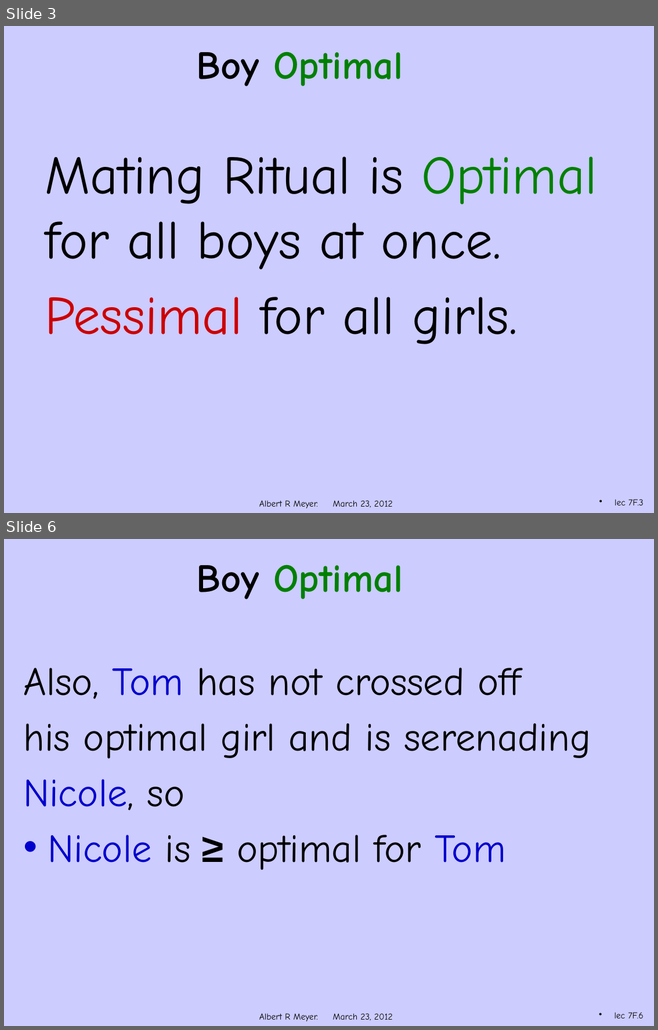
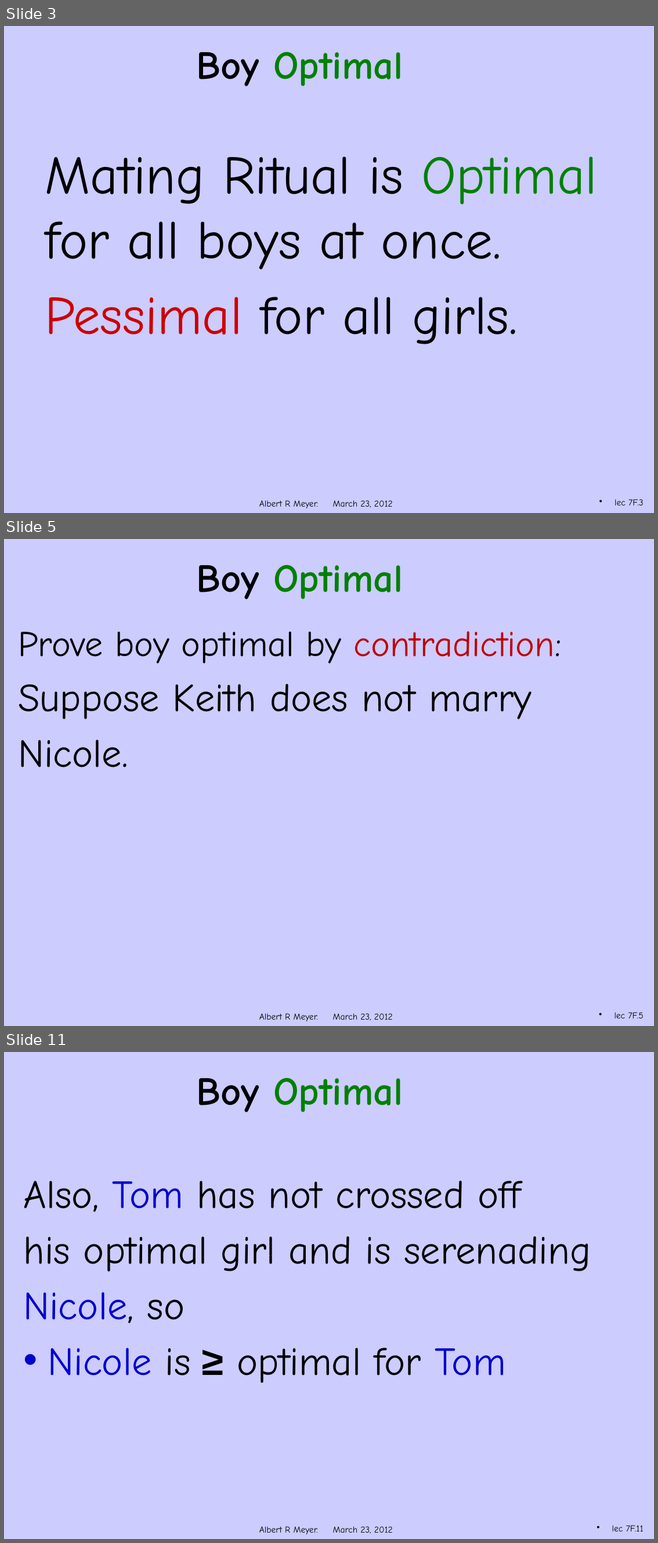
Before and after one commit to armeyer/mcs_web, a slide deck: spring12/slidesS12/stable-optimal.pptx. Shown one above the other, each under a label of ours: slides 3 and 6 before the commit, slides 3, 5 and 11 after it; the slides between them are not shown. The pictures are 658x1030 and 658x1543 pixels, drawn with LibreOffice and Linux fonts; fonts in the diff are those of the drawing; background and template pictures are left out. Boxes give left, top, right and bottom in pixels: in the first picture for what was removed or moved away, otherwise in the second. Text is boxed around its words. In the diff, an @@ line names an element or a change of style, - is before the commit and + after.

```diff
--- a/spring12/slidesS12/stable-optimal.pptx
+++ b/spring12/slidesS12/stable-optimal.pptx
@@ slide 5 added at (4,539,654,1026), background #CCCCFF; not listed: 1 template element that a slide beside it also shows @@
@@ title added at (197,565,403,599), 44 pt, text #008000, bold @@
+Boy Optimal
@@ text added at (18,631,561,768), 40 pt, text #000000 @@
+Prove boy optimal by contradiction:
+Suppose Keith does not marry
+Nicole.
@@ page number added at (614,1012,643,1019), 10 pt, text #000000 @@
+lec 7F.5
@@ what was slide 6 is now slide 11 @@
@@ page number at (612,1525,643,1532): text changed @@
-lec 7F.6
+lec 7F.11
```
Also in this commit, not shown: 3 slides changed, 4 other slides added.
